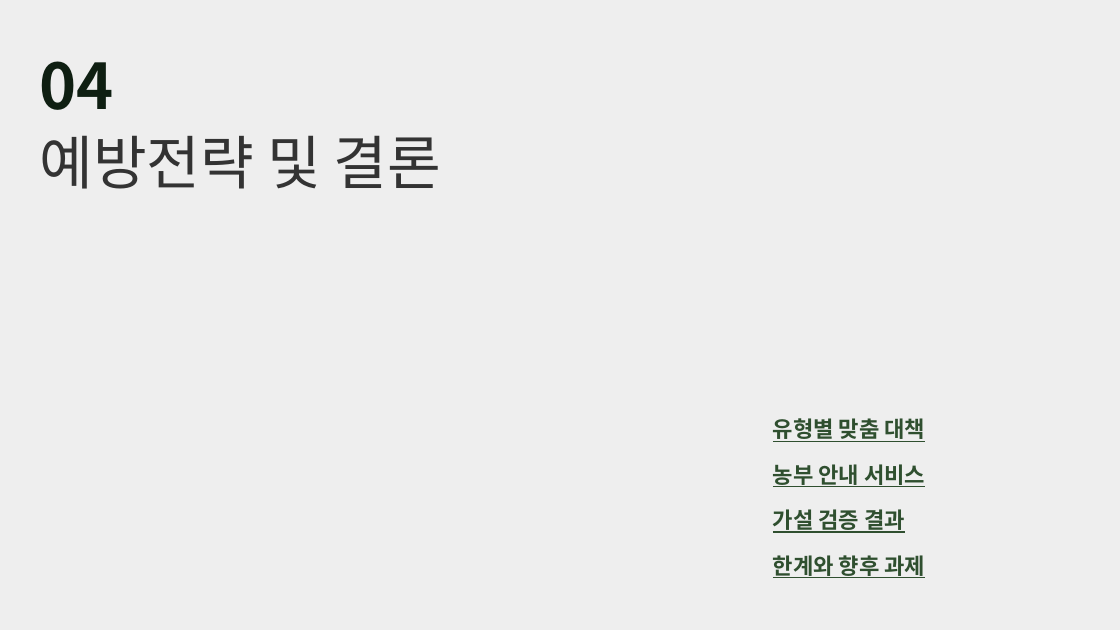
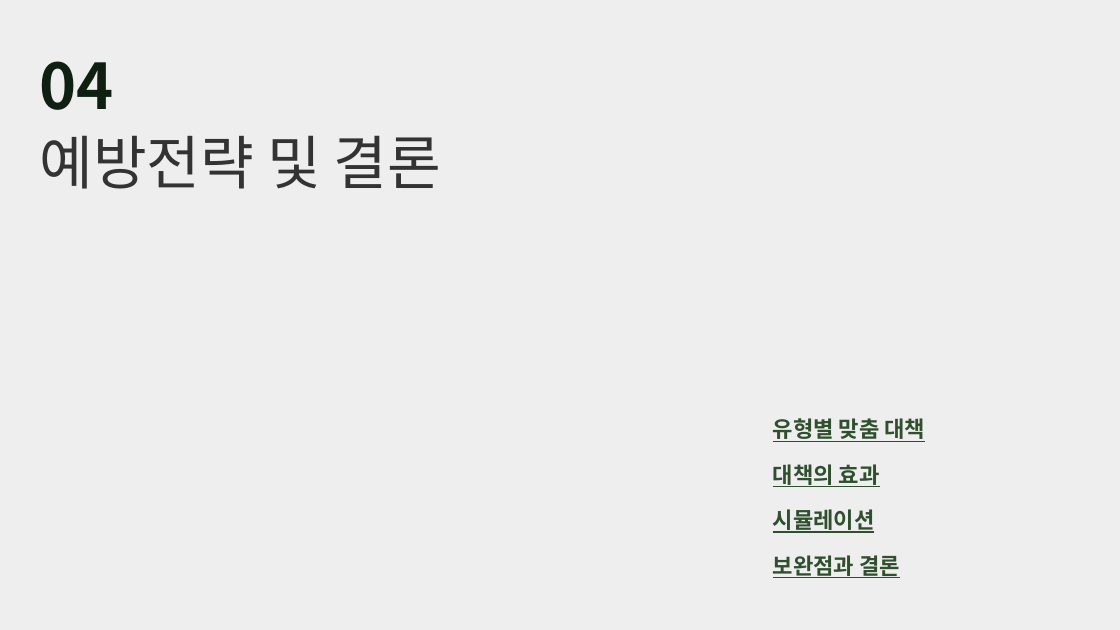
Before and after one commit to hanjune1121-afk/-, a slide deck: slide 12 of 발표자료/강원고랭지_토양유실_15쪽이후.pptx (slide 23 before the commit). Drawn at 1120x630 pixels with LibreOffice and Linux fonts; fonts in the diff are those of the drawing. Boxes give left, top, right and bottom in pixels: in the first picture for what was removed or moved away, otherwise in the second. Text is boxed around its words. In the diff, an @@ line names an element or a change of style, - is before the commit and + after.

```diff
--- a/발표자료/강원고랭지_토양유실_15쪽이후.pptx
+++ b/발표자료/강원고랭지_토양유실_15쪽이후.pptx
@@ text at [773, 464, 880, 487]: text changed @@
-농부 안내 서비스
+대책의 효과
@@ text at [773, 509, 875, 533]: text changed @@
-가설 검증 결과
+시뮬레이션
@@ text at [773, 555, 900, 578]: text changed @@
-한계와 향후 과제
+보완점과 결론
```
Also in this commit, not shown: 18 other slides changed, 14 slides added, 11 slides removed, 4 other files.
